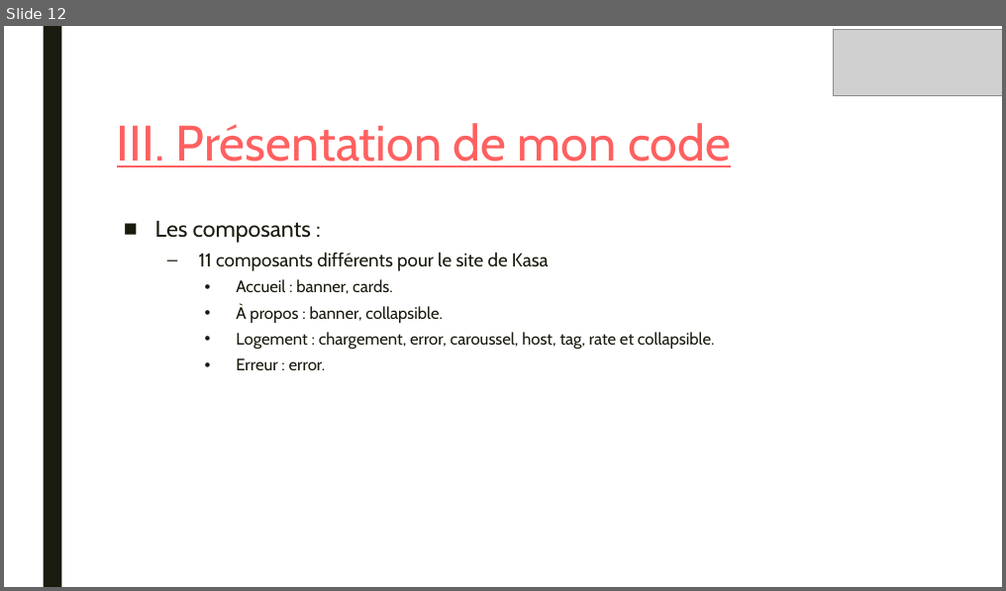
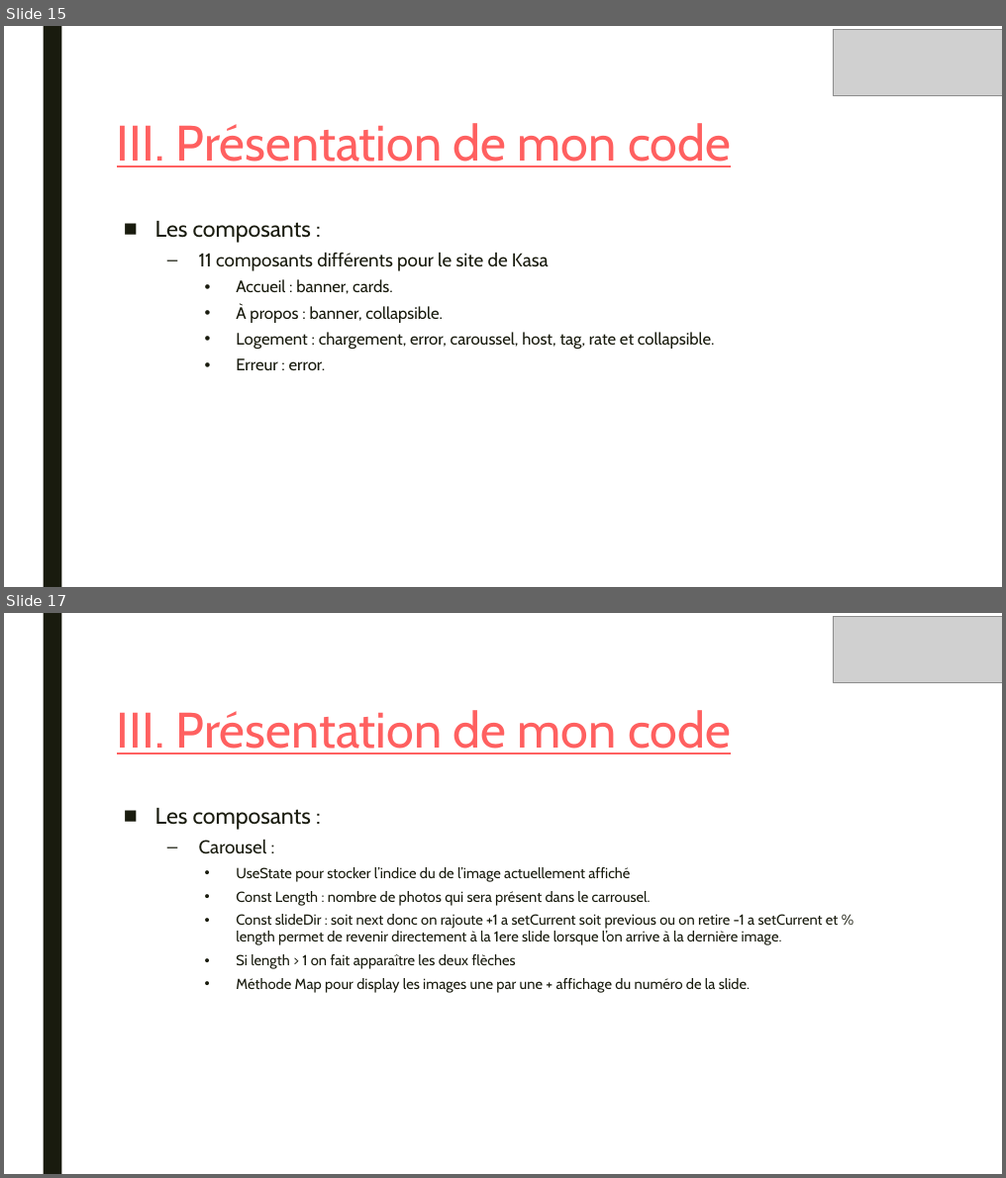
Before and after one commit to mathc28/Kasa, a slide deck: Soutenance/PrésentationP8.pptx. Shown one above the other, each under a label of ours: slide 12 before the commit, slides 15 and 17 after it; the slides between them are not shown. The pictures are 1006x591 and 1006x1178 pixels, drawn with LibreOffice and Linux fonts; fonts in the diff are those of the drawing; grey boxes stand for pictures. Boxes give left, top, right and bottom in pixels: in the first picture for what was removed or moved away, otherwise in the second. Text is boxed around its words. In the diff, an @@ line names an element or a change of style, - is before the commit and + after.

```diff
--- a/Soutenance/PrésentationP8.pptx
+++ b/Soutenance/PrésentationP8.pptx
@@ slide 17 added at (4, 613, 1002, 1174), background #FFFFFF; not listed: 1 template element that a slide beside it also shows @@
@@ picture added at (833, 617, 1002, 682) @@
@@ title added at (117, 710, 731, 755), 48 pt, text #FF6060, underline @@
+III. Présentation de mon code
@@ text added at (155, 808, 838, 993), 14 pt, text #191B0E @@
+■ Les composants :
+  – Carousel :
+    • UseState pour stocker l’indice du de l’image actuellement affiché
+    • Const Length : nombre de photos qui sera présent dans le carrousel.
+    • Const slideDir : soit next donc on rajoute +1 a setCurrent soit previous ou on retire -1 a setCurrent et % length permet de revenir directement à la 1ere slide lorsque l’on arrive à la dernière image.
+    • Si length > 1 on fait apparaître les deux flèches
+    • Méthode Map pour display les images une par une + affichage du numéro de la slide.
@@ what was slide 12 is now slide 15 @@
```
Also in this commit, not shown: 1 slide changed, 5 other slides added, 12 other files.
